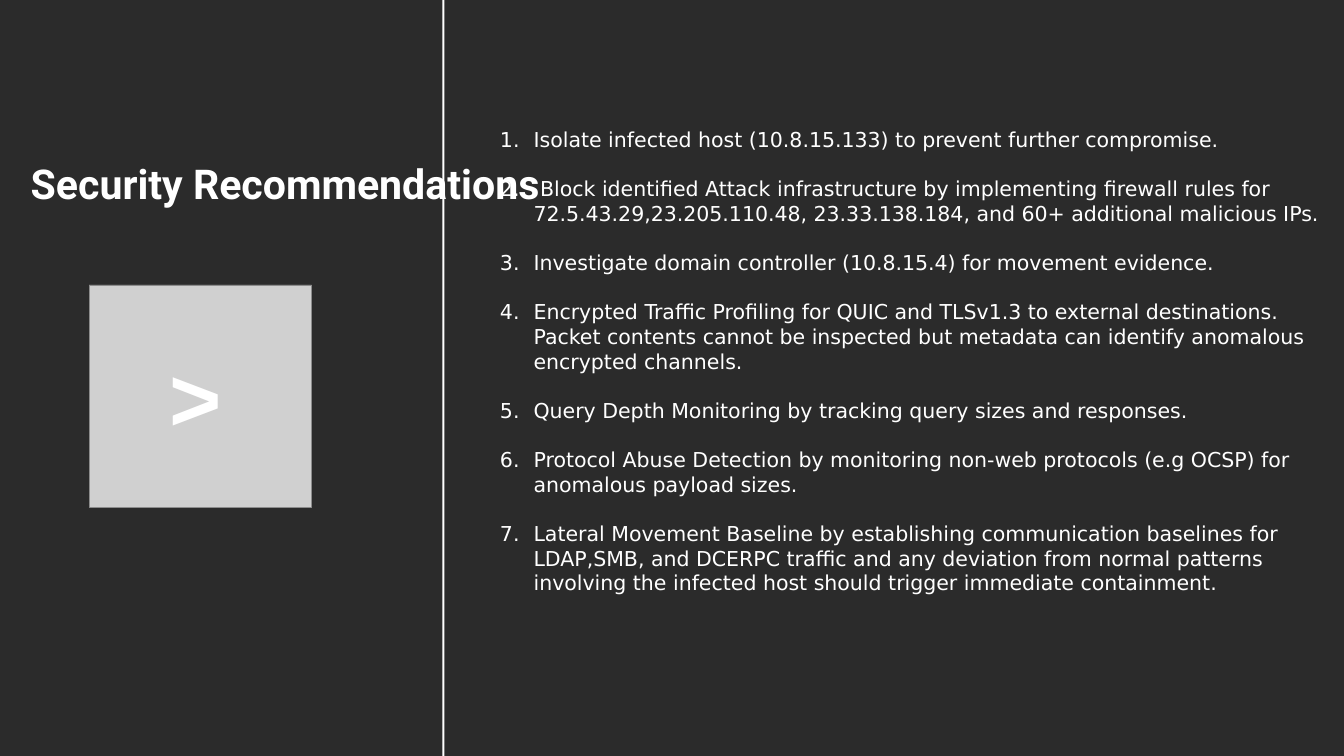
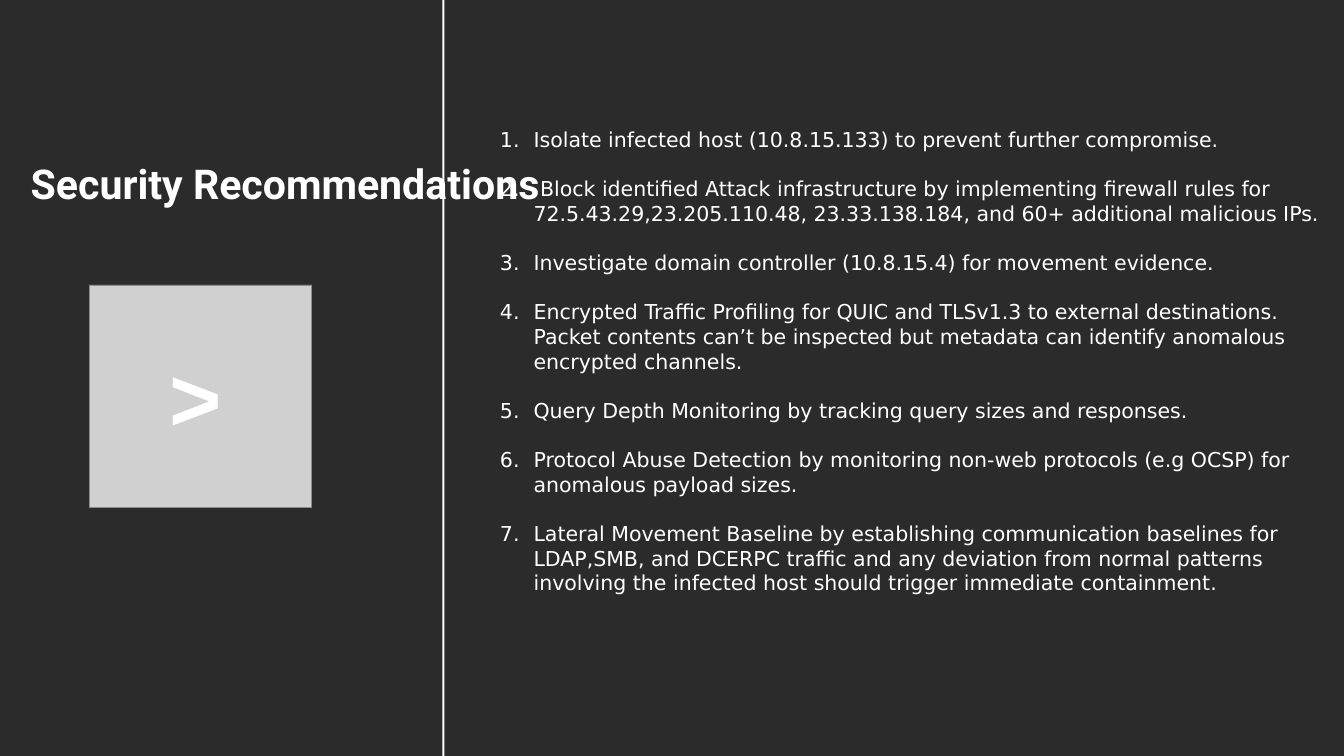
Before and after one commit to MelissaAbdelkafi/Splunk-Entreprise-Evaluation-in-Threat-Detection, a slide deck: slide 22 of SplunkEvaluationPresentation.pptx (slide 27 before the commit). Drawn at 1344x756 pixels with LibreOffice and Linux fonts; fonts in the diff are those of the drawing; grey boxes stand for pictures; background and template pictures are left out; a plain dark background stands for a picture behind light text. Boxes give left, top, right and bottom in pixels: in the first picture for what was removed or moved away, otherwise in the second. Text is boxed around its words. In the diff, an @@ line names an element or a change of style, - is before the commit and + after.

```diff
--- a/SplunkEvaluationPresentation.pptx
+++ b/SplunkEvaluationPresentation.pptx
@@ text at box(534, 303, 1285, 374): text changed @@
-4. Encrypted Traffic Profiling for QUIC and TLSv1.3 to external destinations. Packet contents cannot be inspected but metadata can identify anomalous encrypted channels.
+4. Encrypted Traffic Profiling for QUIC and TLSv1.3 to external destinations. Packet contents can’t be inspected but metadata can identify anomalous encrypted channels.
```
Also in this commit, not shown: 5 other slides changed, 5 slides removed.
